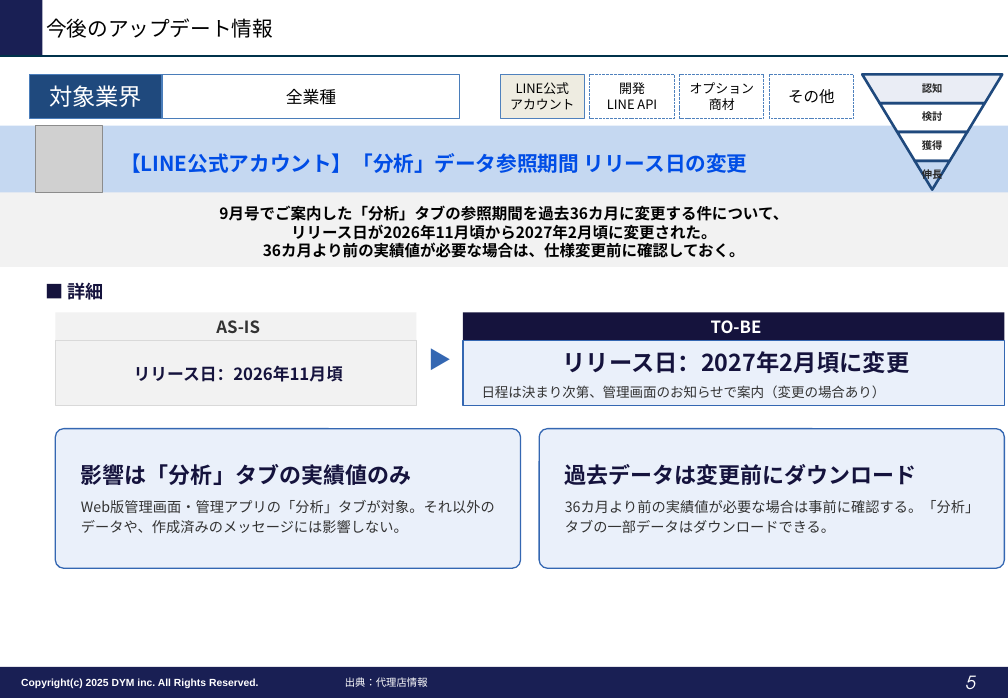
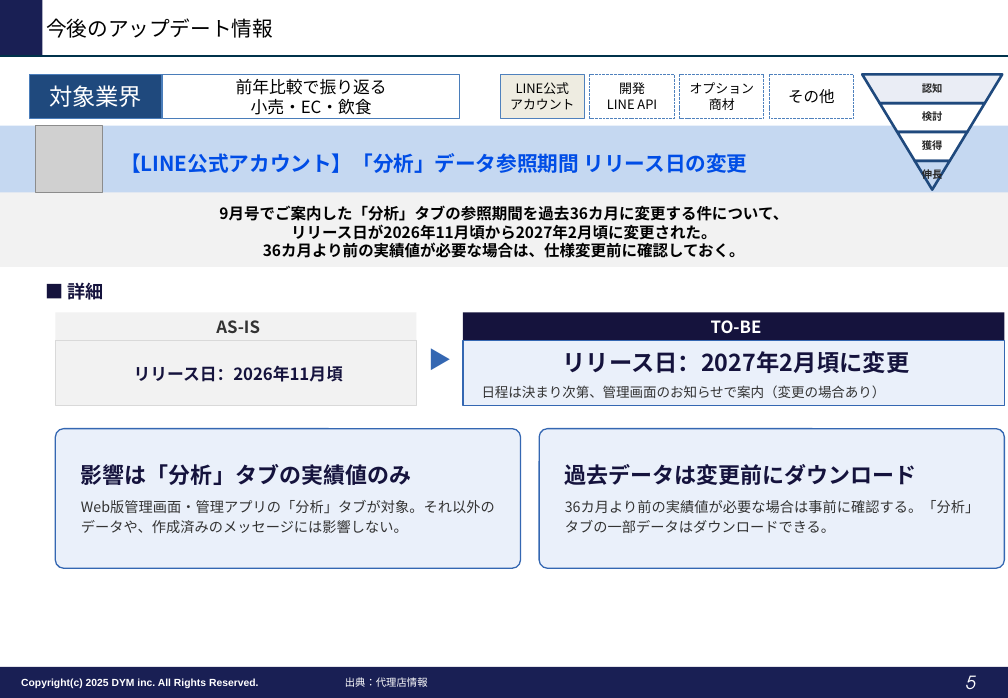
Before and after one commit to tonomura-r-dev/folder, a slide deck: slide 5 of LINEOA媒体最新情報_2026年10月トレンドレポート.pptx. Drawn at 1008x698 pixels with LibreOffice and Linux fonts; fonts in the diff are those of the drawing; grey boxes stand for pictures; background and template pictures are left out. Boxes give left, top, right and bottom in pixels: in the first picture for what was removed or moved away, otherwise in the second. Text is boxed around its words. In the diff, an @@ line names an element or a change of style, - is before the commit and + after.

```diff
--- a/LINEOA媒体最新情報_2026年10月トレンドレポート.pptx
+++ b/LINEOA媒体最新情報_2026年10月トレンドレポート.pptx
@@ text in rectangle at bbox=[236, 79, 387, 115]: text changed @@
-全業種
+前年比較で振り返る
+小売・EC・飲食
```
Also in this commit, not shown: 7 other slides changed.
